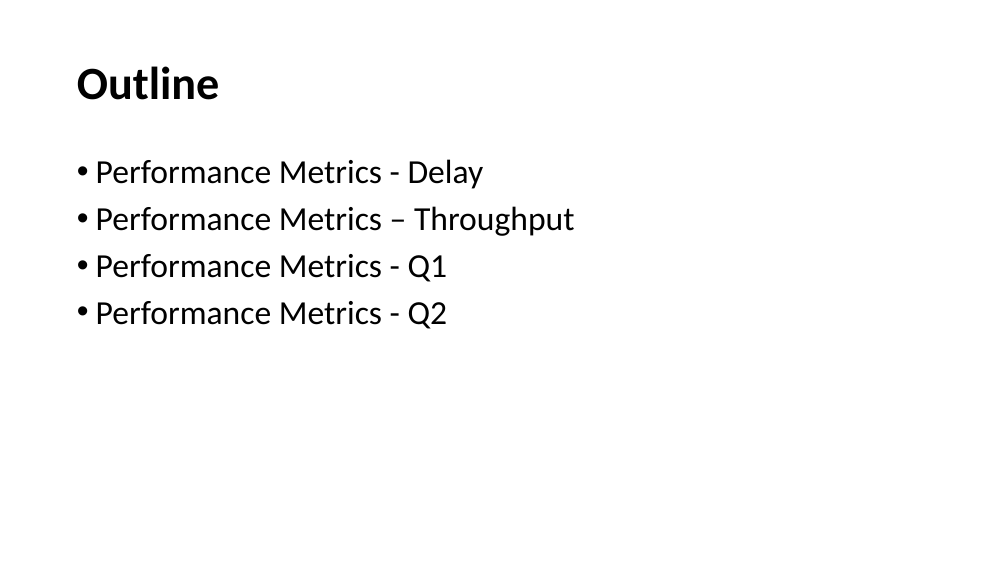
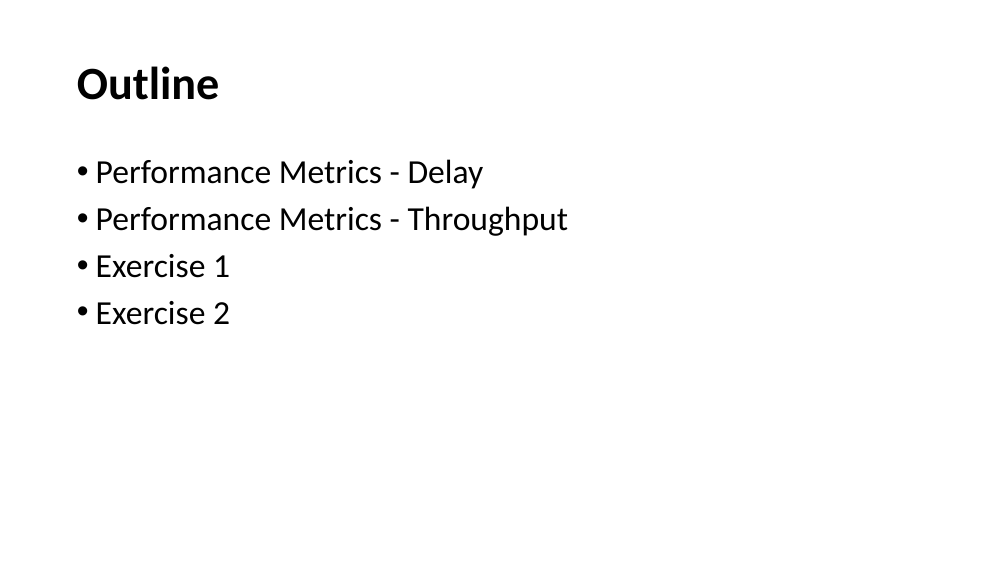
Before and after one commit to henryhxu/CSCI4430-ESTR4120, a slide deck: slide 3 of tutorial/T02/tut02.pptx. Drawn at 1008x567 pixels with LibreOffice and Linux fonts; fonts in the diff are those of the drawing. Boxes give left, top, right and bottom in pixels: in the first picture for what was removed or moved away, otherwise in the second. Text is boxed around its words. In the diff, an @@ line names an element or a change of style, - is before the commit and + after.

```diff
--- a/tutorial/T02/tut02.pptx
+++ b/tutorial/T02/tut02.pptx
@@ text at (96,206,568,325): text changed @@
-• Performance Metrics – Throughput
-• Performance Metrics - Q1
-• Performance Metrics - Q2
+• Performance Metrics - Throughput
+• Exercise 1
+• Exercise 2
```
Also in this commit, not shown: 8 other slides changed.
